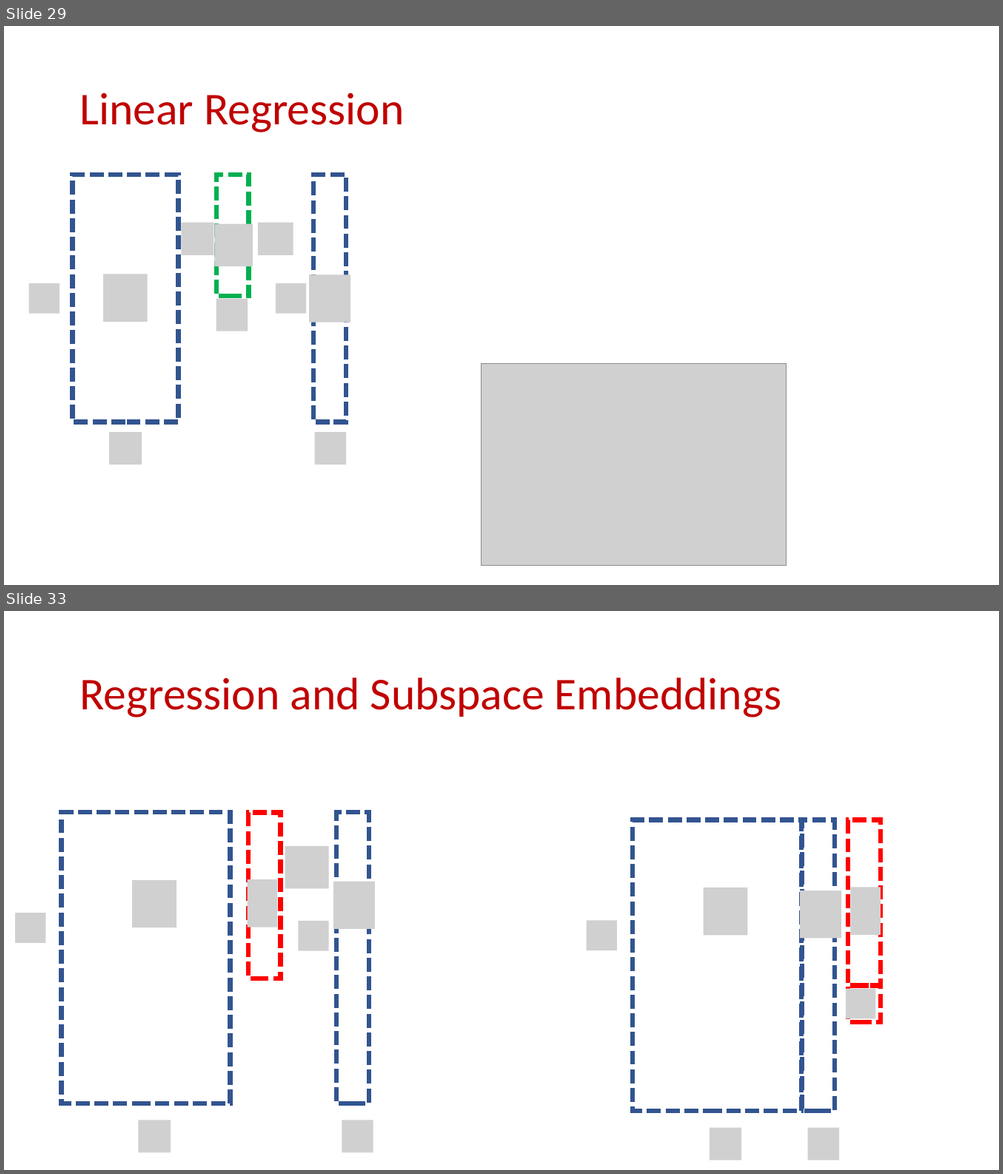
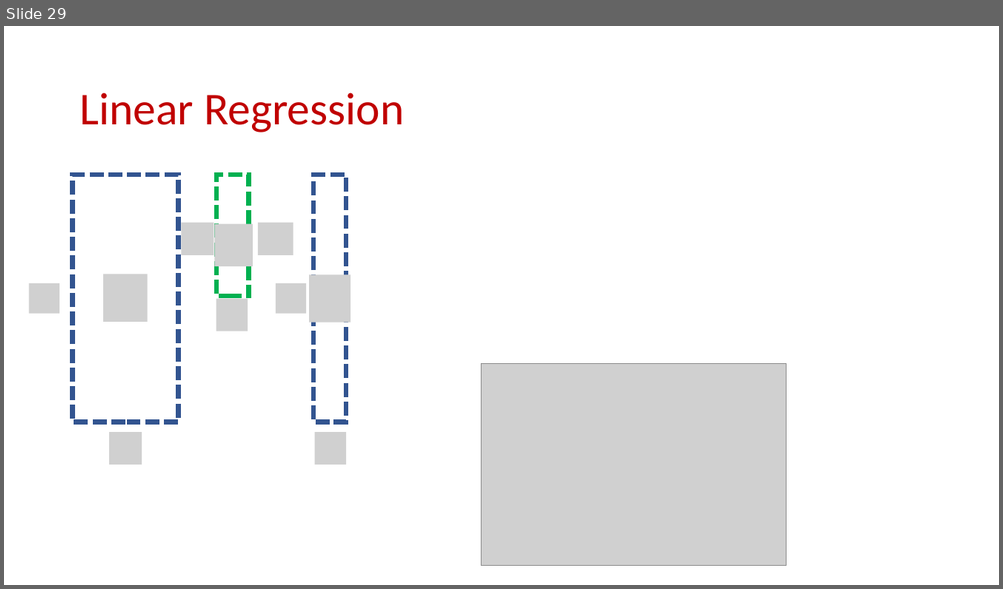
Before and after one commit to samsonzhou/samsonzhou.github.io, a slide deck: CSCE689-23/L30.pptx. Shown one above the other, each under a label of ours: slides 29 and 33 before the commit, slide 29 after it; the slides between them are not shown. The pictures are 1003x1174 and 1003x589 pixels, drawn with LibreOffice and Linux fonts; fonts in the diff are those of the drawing; grey boxes stand for pictures. Boxes give left, top, right and bottom in pixels: in the first picture for what was removed or moved away, otherwise in the second. Text is boxed around its words. In the diff, an @@ line names an element or a change of style, - is before the commit and + after.

```diff
--- a/CSCE689-23/L30.pptx
+++ b/CSCE689-23/L30.pptx
@@ slide 33 removed at [4, 611, 999, 1170], background #FFFFFF @@
@@ title removed at [79, 678, 781, 718] @@
-Regression and Subspace Embeddings
@@ rectangle removed at [62, 812, 230, 1104] @@
@@ rectangle removed at [248, 813, 281, 979] @@
@@ rectangle removed at [336, 812, 369, 1104] @@
@@ rectangle removed at [632, 820, 801, 1112] @@
@@ rectangle removed at [802, 820, 835, 1112] @@
@@ rectangle removed at [848, 820, 881, 985] @@
@@ picture removed at [285, 846, 329, 889] @@
@@ picture removed at [132, 880, 176, 928] @@
@@ picture removed at [247, 880, 277, 927] @@
@@ picture removed at [333, 882, 375, 930] @@
@@ picture removed at [703, 888, 747, 936] @@
@@ picture removed at [800, 891, 842, 939] @@
@@ picture removed at [850, 888, 880, 936] @@
@@ picture removed at [15, 913, 45, 943] @@
@@ picture removed at [298, 921, 329, 951] @@
@@ picture removed at [586, 920, 617, 951] @@
@@ rectangle removed at [848, 986, 881, 1023] @@
@@ picture removed at [845, 989, 876, 1019] @@
@@ picture removed at [138, 1121, 170, 1153] @@
@@ picture removed at [342, 1121, 373, 1153] @@
@@ picture removed at [709, 1128, 741, 1161] @@
@@ picture removed at [808, 1128, 839, 1161] @@
```
Also in this commit, not shown: 33 other slides removed, 3 other files.
